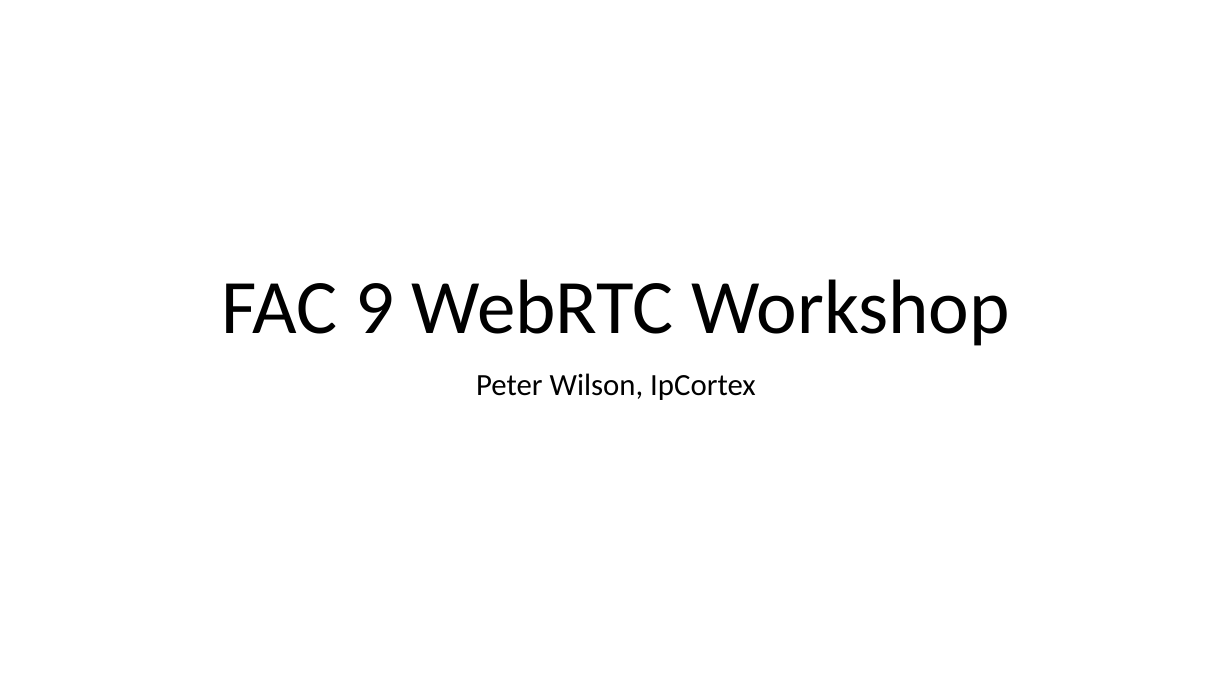
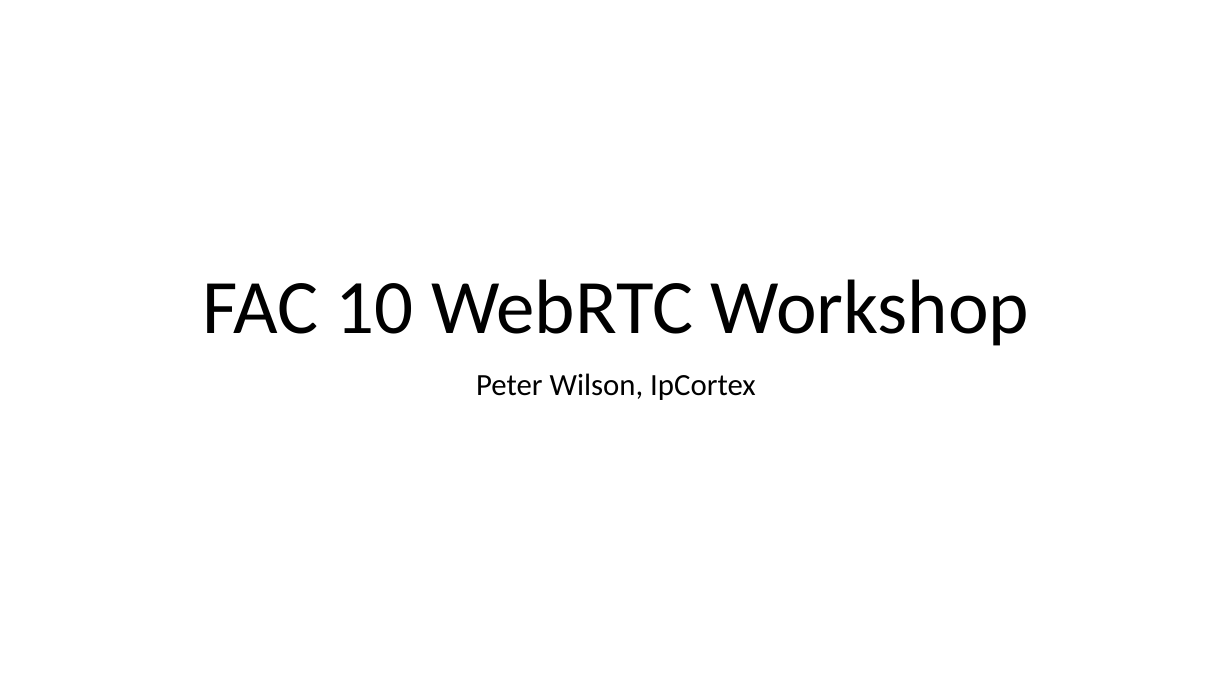
Before and after one commit to ipcortex/fac-workshop-materials, a slide deck: slide 1 of presentations/FAC9 Workshop.pptx. Drawn at 1232x693 pixels with LibreOffice and Linux fonts; fonts in the diff are those of the drawing. Boxes give left, top, right and bottom in pixels: in the first picture for what was removed or moved away, otherwise in the second. Text is boxed around its words. In the diff, an @@ line names an element or a change of style, - is before the commit and + after.

```diff
--- a/presentations/FAC9 Workshop.pptx
+++ b/presentations/FAC9 Workshop.pptx
@@ title at (202, 279, 1030, 346): text changed @@
-FAC 9 WebRTC Workshop
+FAC 10 WebRTC Workshop
```
Also in this commit, not shown: 18 other slides changed, 12 slides added, 6 slides removed, 1 other file.
